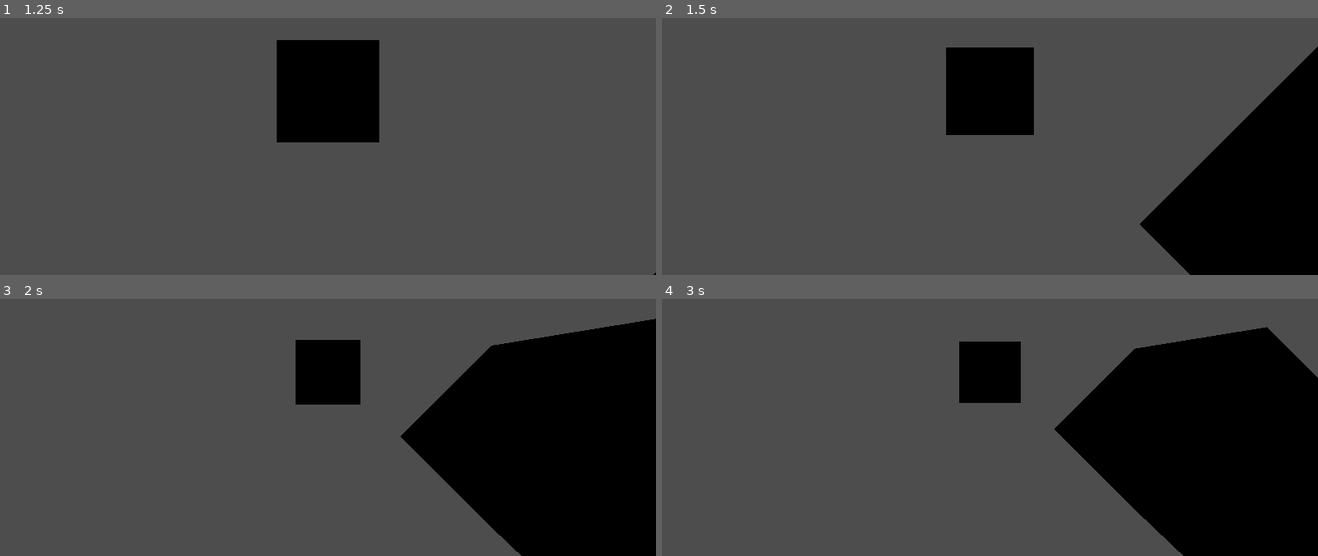
Above: before the commit, frames 1-4 (two rows, left to right).
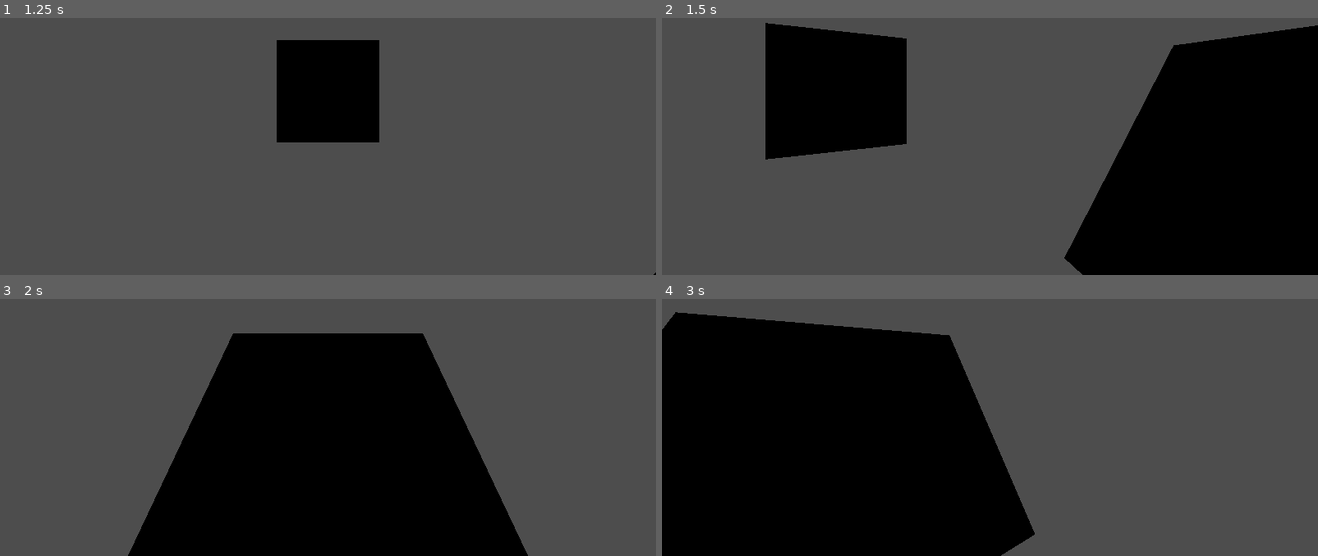
Above: after the commit, the same moments.

Repository: sgc6512/dungeon-crawl-jam
Game: Godot game, scene res://main.tscn
Same seed, same stepped clock (60 frames per second), same inputs: the game is played once before the commit and once after it.
Inputs:
- Up to frame 1 (1.25 s): tap Enter at 0.5 s; hold E (rotate_right) from 0.53 s (still down)
- Up to frame 2 (1.5 s): tap Space at 1.25 s; release E (rotate_right) at 1.28 s; hold Down (ui_down) from 1.28 s (still down)
- Up to frame 3 (2 s): keep holding Down (ui_down)
- Up to frame 4 (3 s): release Down (ui_down) at 2.03 s; hold E (rotate_right) 2.03-2.78 s; tap Enter at 2.75 s; hold Up (ui_up) from 2.78 s (still down)

Frame 1 is identical in both runs. In frame 2, 29% of the frame differs, in the area x 15-100%, y 1-100%; in frame 3, 55%; in frame 4, 74%, in the area x 0-100%, y 5-100%.

Commit message:
fixed rotation issues
Cleaned up the tweens a bit, fixed the rotation rounding issue

Diff:
--- a/player.gd
+++ b/player.gd
@@ -10,27 +10,28 @@
 
 func _physics_process(_delta):
 	# Get the input direction and handle the movement/deceleration.
-	# As good practice, you should replace UI actions with custom gameplay actions.
-
 	# Decided to stick with tweening. We can handle going up slopes or falling down as edge cases
-	var input_dir = Input.get_vector("ui_left", "ui_right", "ui_up", "ui_down")
+	var input_dir = Input.get_vector("left", "right", "up", "down")
 	var direction = (transform.basis * Vector3(input_dir.x, 0, input_dir.y)).normalized()
 	if direction and !moving:
 		var tween = create_tween()
 		moving = true
-		tween.tween_property(player, "position", position + direction, 0.5)
+		tween.tween_property(player, "position", direction, 0.5).as_relative().set_trans(
+			Tween.TRANS_SINE)
 		tween.connect("finished", on_tween_finished)
 
-	# Handle rotation, there seems to be a rounding issue when looking left then right
+	# Handle rotation
 	if Input.is_action_just_released("rotate_left") and !moving:
 		var tween = create_tween()
 		moving = true
-		tween.tween_property(player, "rotation:y", rotation.y + deg_to_rad(90), 0.5)
+		tween.tween_property(player, "rotation_degrees:y", 90, 0.5).as_relative().set_trans(
+			Tween.TRANS_SINE)
 		tween.connect("finished", on_tween_finished)
 	if Input.is_action_just_released("rotate_right") and !moving:
 		var tween = create_tween()
 		moving = true
-		tween.tween_property(player, "rotation:y", rotation.y + deg_to_rad(-90), 0.5)
+		tween.tween_property(player, "rotation_degrees:y", -90, 0.5).as_relative().set_trans(
+			Tween.TRANS_SINE)
 		tween.connect("finished", on_tween_finished)
 
 	# Potentially not needed as we are not using the velocity
@@ -39,4 +40,3 @@
 
 func on_tween_finished():
 	moving = false
-	print(rotation_degrees)
--- a/project.godot
+++ b/project.godot
@@ -27,3 +27,23 @@
 "events": [Object(InputEventKey,"resource_local_to_scene":false,"resource_name":"","device":-1,"window_id":0,"alt_pressed":false,"shift_pressed":false,"ctrl_pressed":false,"meta_pressed":false,"pressed":false,"keycode":0,"physical_keycode":69,"key_label":0,"unicode":101,"echo":false,"script":null)
 ]
 }
+up={
+"deadzone": 0.5,
+"events": [Object(InputEventKey,"resource_local_to_scene":false,"resource_name":"","device":-1,"window_id":0,"alt_pressed":false,"shift_pressed":false,"ctrl_pressed":false,"meta_pressed":false,"pressed":false,"keycode":0,"physical_keycode":87,"key_label":0,"unicode":119,"echo":false,"script":null)
+]
+}
+down={
+"deadzone": 0.5,
+"events": [Object(InputEventKey,"resource_local_to_scene":false,"resource_name":"","device":-1,"window_id":0,"alt_pressed":false,"shift_pressed":false,"ctrl_pressed":false,"meta_pressed":false,"pressed":false,"keycode":0,"physical_keycode":83,"key_label":0,"unicode":115,"echo":false,"script":null)
+]
+}
+left={
+"deadzone": 0.5,
+"events": [Object(InputEventKey,"resource_local_to_scene":false,"resource_name":"","device":-1,"window_id":0,"alt_pressed":false,"shift_pressed":false,"ctrl_pressed":false,"meta_pressed":false,"pressed":false,"keycode":0,"physical_keycode":65,"key_label":0,"unicode":97,"echo":false,"script":null)
+]
+}
+right={
+"deadzone": 0.5,
+"events": [Object(InputEventKey,"resource_local_to_scene":false,"resource_name":"","device":-1,"window_id":0,"alt_pressed":false,"shift_pressed":false,"ctrl_pressed":false,"meta_pressed":false,"pressed":false,"keycode":0,"physical_keycode":68,"key_label":0,"unicode":100,"echo":false,"script":null)
+]
+}
